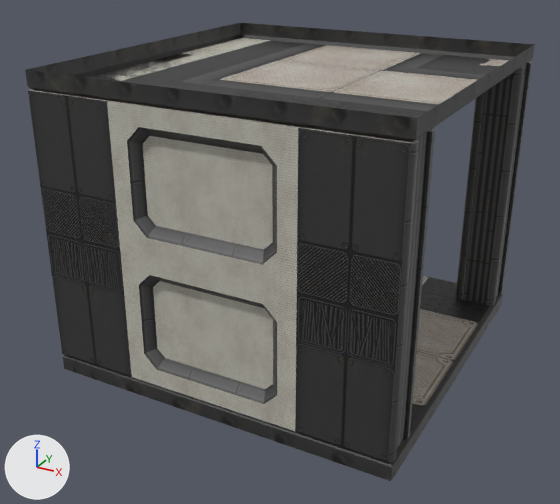
An edit to the FBX model MazeVR-Server/Assets/Models/Corridor_Corner_Rework.fbx, drawn before and after from the same camera.
Before and after are seen from a 50 mm camera at (3.86, -7.5, 4.61) aimed at (-0.1, -0.3, 1.01). Every picture has the same lights, and +X, +Y and +Z are marked at lower left. Where no turn or scale is listed for an object, it has been applied to the vertices.

Script lines for the objects in view, before the commit:
```python
me_plane_039 = bpy.data.meshes.new('Plane.039')
me_plane_039.from_pydata(...)  # 363 vertices, 299 faces; spans x -2.0..2.0, y -2.0..2.0, z -0.2..3.2
# faces by material slot: [66, 233]
me_plane_039.materials.append(mat_tileable_a)  # picture img_tileable_a_jpg
me_plane_039.materials.append(mat_texture_set_a)  # picture img_texture_set_a_jpg
ob_corridor_corner_rework = bpy.data.objects.new('Corridor_Corner_Rework', me_plane_039)
ob_corridor_corner_rework.location = (0.0, 0.0, 0.0)
```
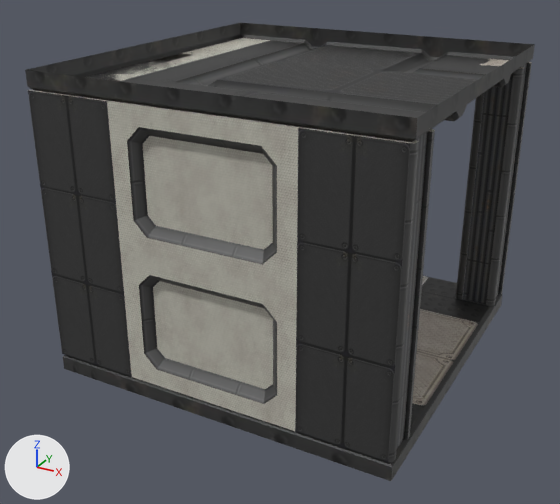
Patch to the scene script:
```diff
--- a/MazeVR-Server/Assets/Models/Corridor_Corner_Rework.fbx.py
+++ b/MazeVR-Server/Assets/Models/Corridor_Corner_Rework.fbx.py
@@ me_plane_039 @@
 # used by ob_corridor_corner_rework; location = (0.0, 0.0, 0.0)
-me_plane_039.from_pydata(...)  # 363 vertices, 299 faces; spans x -2.0..2.0, y -2.0..2.0, z -0.2..3.2
+me_plane_039.from_pydata(...)  # 455 vertices, 384 faces; spans x -2.0..2.0, y -2.0..2.0, z -0.2..3.2
+# me_plane_039 part 1
+# 11 vertices are removed from x -0.67..2.0, y -2.0..2.0, z 3.0..3.2
+# 87 faces are deleted
+# 11 vertices move from x -1.0..2.0, y -1.0..2.0, z 3.04..3.2 to x -0.98..2.0, y -0.98..2.0, z 3.04..3.2
+# 37 vertices are added at x -0.87..2.0, y -2.0..2.0, z 0.88..3.2
+# 25 new vertices lie (0.0, 0.0, -1.0) away from vertices in x -2.0..2.0, y -2.0..2.0, z 3.0
+# 25 new vertices lie (0.0, 0.0, 1.0) away from vertices in x -2.0..2.0, y -2.0..2.0, z 0.0
+# 5 new vertices lie (0.0, 0.0, -0.24) away from vertices in x -0.7..2.0, y -1.9..2.0, z 1.11..3.2
+# 5 new vertices lie (-0.11, 0.0, 0.0) away from vertices in x -0.76..1.0, y -0.65..2.0, z 2.92..3.2
+# 6 new vertices lie (0.0, 0.11, 0.0) away from vertices in x -0.65..2.0, y -0.87..0.76, z 2.92..3.2
+# 18 new faces join them, mat_tileable_a (picture img_tileable_a_jpg)
+# 154 new faces join them, mat_texture_set_a (picture img_texture_set_a_jpg)
+# me_plane_039 part 2: 3 kept faces spanning x -0.65..1.96, y -0.65..1.96, z 3.0 get new texture (UV) coordinates
 me_plane_039.materials.append(mat_tileable_a)
```

Pixel boxes [x1, y1, x2, y2] of what changed, in the pictures (560 x 504 px):
part 1 of me_plane_039, built on
    both: [50, 36, 512, 359]
part 2 of me_plane_039, surface changed
    both: [218, 45, 477, 105]
